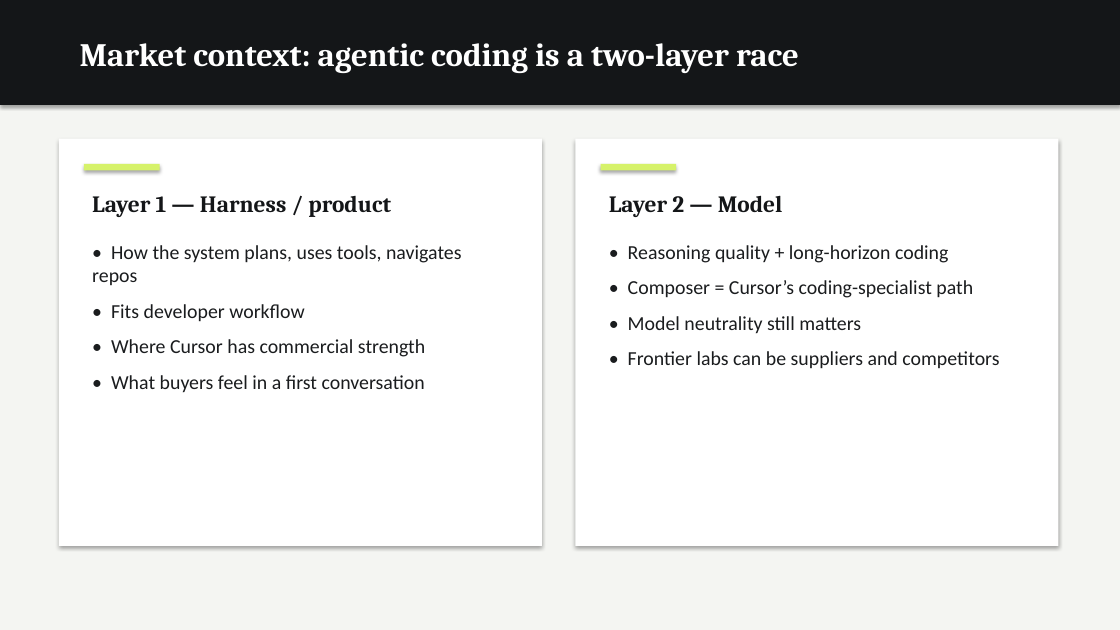
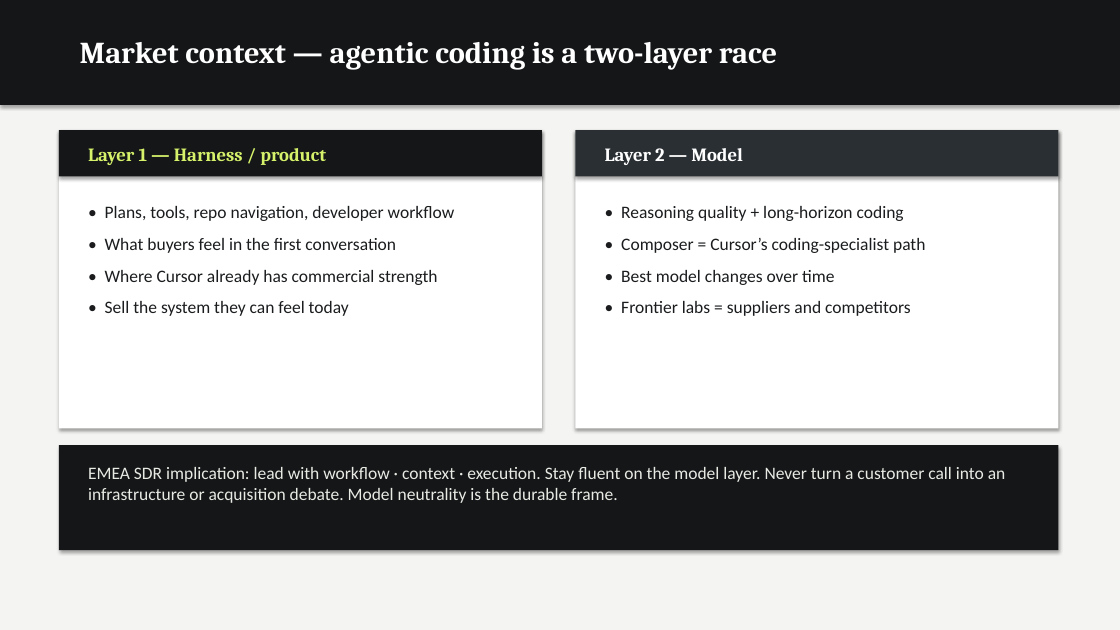
Before and after one commit to dempseli01-stack/lindsey, a slide deck: slide 8 of Lindsey_Presentation.pptx. Drawn at 1120x630 pixels with LibreOffice and Linux fonts; fonts in the diff are those of the drawing. Boxes give left, top, right and bottom in pixels: in the first picture for what was removed or moved away, otherwise in the second. Text is boxed around its words. In the diff, an @@ line names an element or a change of style, - is before the commit and + after.

```diff
--- a/Lindsey_Presentation.pptx
+++ b/Lindsey_Presentation.pptx
@@ text at box(80, 42, 777, 70): text changed; size 28 to 26 pt @@
-Market context: agentic coding is a two-layer race
+Market context — agentic coding is a two-layer race
@@ rectangle: place and size @@
-rectangle at box(59, 139, 542, 546)
+rectangle at box(59, 130, 542, 429)
@@ rectangle: place and size @@
-rectangle at box(84, 164, 160, 171)
+rectangle at box(59, 130, 542, 176)
@@ rectangle at box(59, 130, 542, 176): fill #D6F26A to #141618 @@
@@ text "Layer 1 — Harness / ...": place and size @@
-text "Layer 1 — Harness / ..." at box(92, 196, 391, 217)
+text "Layer 1 — Harness / ..." at box(88, 148, 326, 165)
@@ text "Layer 1 — Harness / ..." at box(88, 148, 326, 165): size 20 to 16 pt, text colour #141618 to #D6F26A @@
@@ rectangle: place and size @@
-rectangle at box(576, 139, 1059, 546)
+rectangle at box(576, 130, 1059, 429)
@@ rectangle: place and size @@
-rectangle at box(601, 164, 676, 171)
+rectangle at box(576, 130, 1059, 176)
@@ rectangle at box(576, 130, 1059, 176): fill #D6F26A to #2A2F34 @@
@@ text "Layer 2 — Model": place and size @@
-text "Layer 2 — Model" at box(609, 195, 783, 217)
+text "Layer 2 — Model" at box(605, 148, 743, 165)
@@ text "Layer 2 — Model" at box(605, 148, 743, 165): size 20 to 16 pt, text colour #141618 to #FFFFFF @@
@@ text at box(105, 206, 455, 316): text changed; size 17 to 15 pt @@
-• How the system plans, uses tools, navigates repos
-• Fits developer workflow
-• Where Cursor has commercial strength
-• What buyers feel in a first conversation
+• Plans, tools, repo navigation, developer workflow
+• What buyers feel in the first conversation
+• Where Cursor already has commercial strength
+• Sell the system they can feel today
@@ text "• Reasoning quality + long-horizon ...": place and size @@
-text "• Reasoning quality + long-horizon ..." at box(628, 245, 999, 369)
+text "• Reasoning quality + long-horizon ..." at box(621, 206, 925, 316)
@@ text at box(621, 206, 925, 253): size 17 to 15 pt in "• Reasoning quality + long-horizon coding", "• Composer = Cursor’s coding-specialist path"; less space between paragraphs @@
@@ text at box(621, 270, 911, 316): text changed; size 17 to 15 pt @@
-• Model neutrality still matters
-• Frontier labs can be suppliers and competitors
+• Best model changes over time
+• Frontier labs = suppliers and competitors
@@ rectangle added at box(59, 445, 1059, 550), fill #141618 @@
@@ text added at box(88, 467, 1006, 503), 15 pt, text #E8EAE4 @@
+EMEA SDR implication: lead with workflow · context · execution. Stay fluent on the model layer. Never turn a customer call into an infrastructure or acquisition debate. Model neutrality is the durable frame.
```
Also in this commit, not shown: 20 other slides changed, 2 other files.
